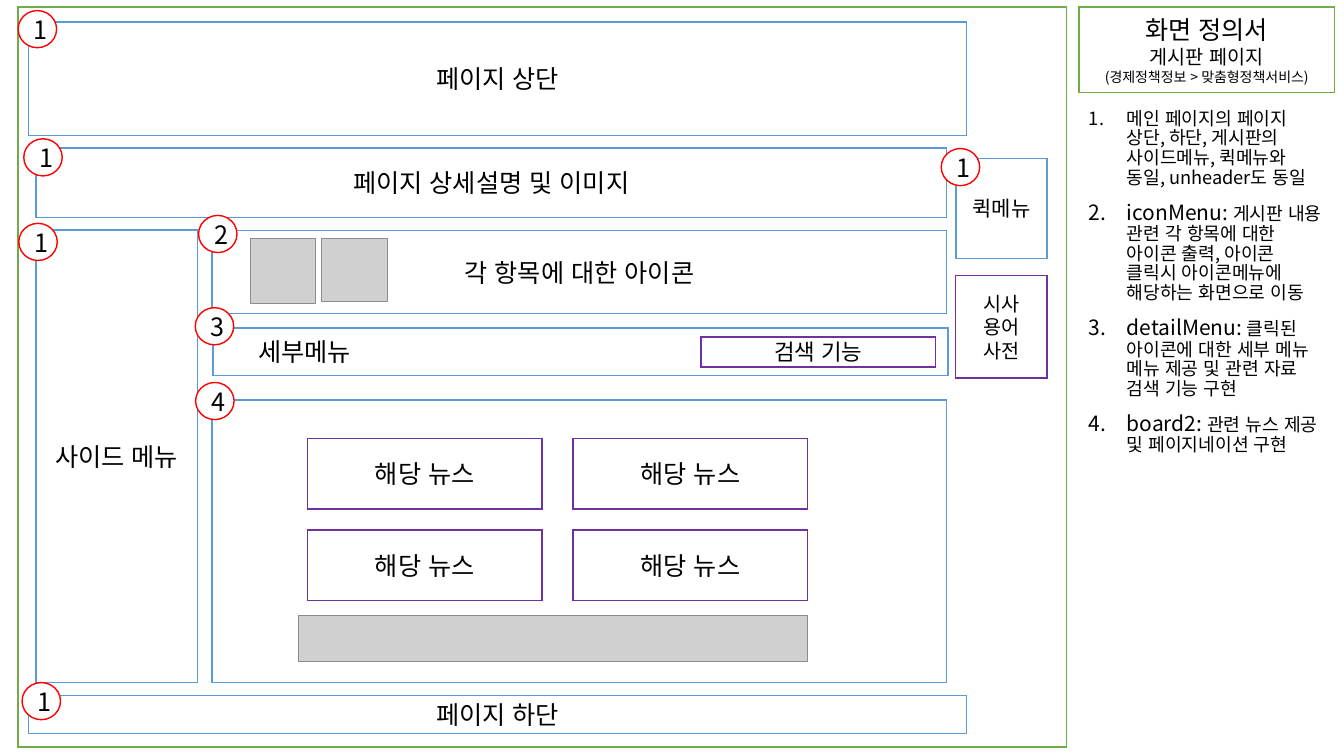
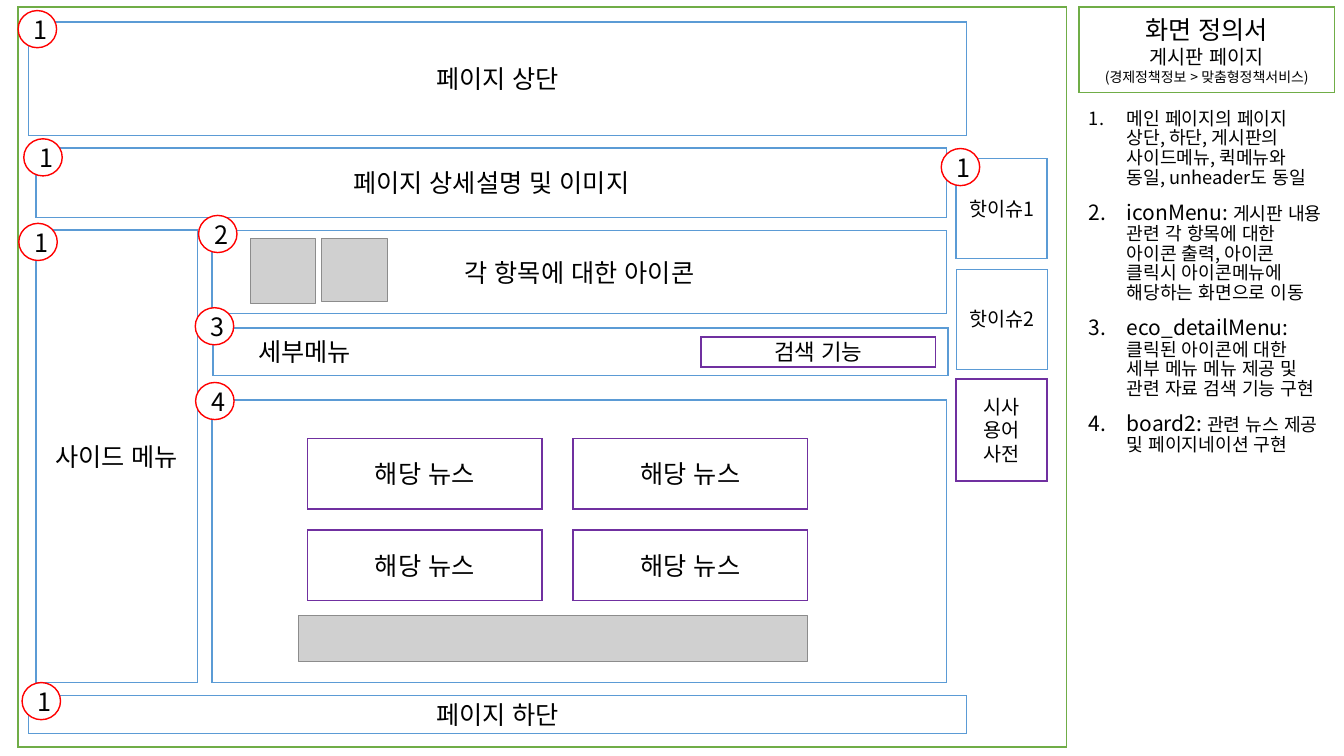
Before and after one commit to JSH970930/renewKDI, a slide deck: slide 8 of 응용SW프로젝트 화면정의서 1조.pptx (slide 5 before the commit). Drawn at 1344x756 pixels with LibreOffice and Linux fonts; fonts in the diff are those of the drawing; grey boxes stand for pictures. Boxes give left, top, right and bottom in pixels: in the first picture for what was removed or moved away, otherwise in the second. Text is boxed around its words. In the diff, an @@ line names an element or a change of style, - is before the commit and + after.

```diff
--- a/응용SW프로젝트 화면정의서 1조.pptx
+++ b/응용SW프로젝트 화면정의서 1조.pptx
@@ text in rectangle at box(969, 199, 1034, 218): text changed; size 15 to 14 pt @@
-퀵메뉴
+핫이슈1
@@ rectangle added at box(957, 270, 1048, 370), fill #FFFFFF, outline #5B9BD5 1 pt, 14 pt, text #000000 @@
+핫이슈2
@@ text at box(1127, 337, 1314, 397): text changed @@
-3. detailMenu: 클릭된 아이콘에 대한 세부 메뉴 메뉴 제공 및 관련 자료 검색 기능 구현
+3. eco_detailMenu: 클릭된 아이콘에 대한 세부 메뉴 메뉴 제공 및 관련 자료 검색 기능 구현
@@ rectangle "시사 용어 사전": place and size @@
-rectangle "시사 용어 사전" at box(956, 276, 1047, 378)
+rectangle "시사 용어 사전" at box(956, 379, 1047, 481)
```
Also in this commit, not shown: 8 other slides changed, 10 slides added.
